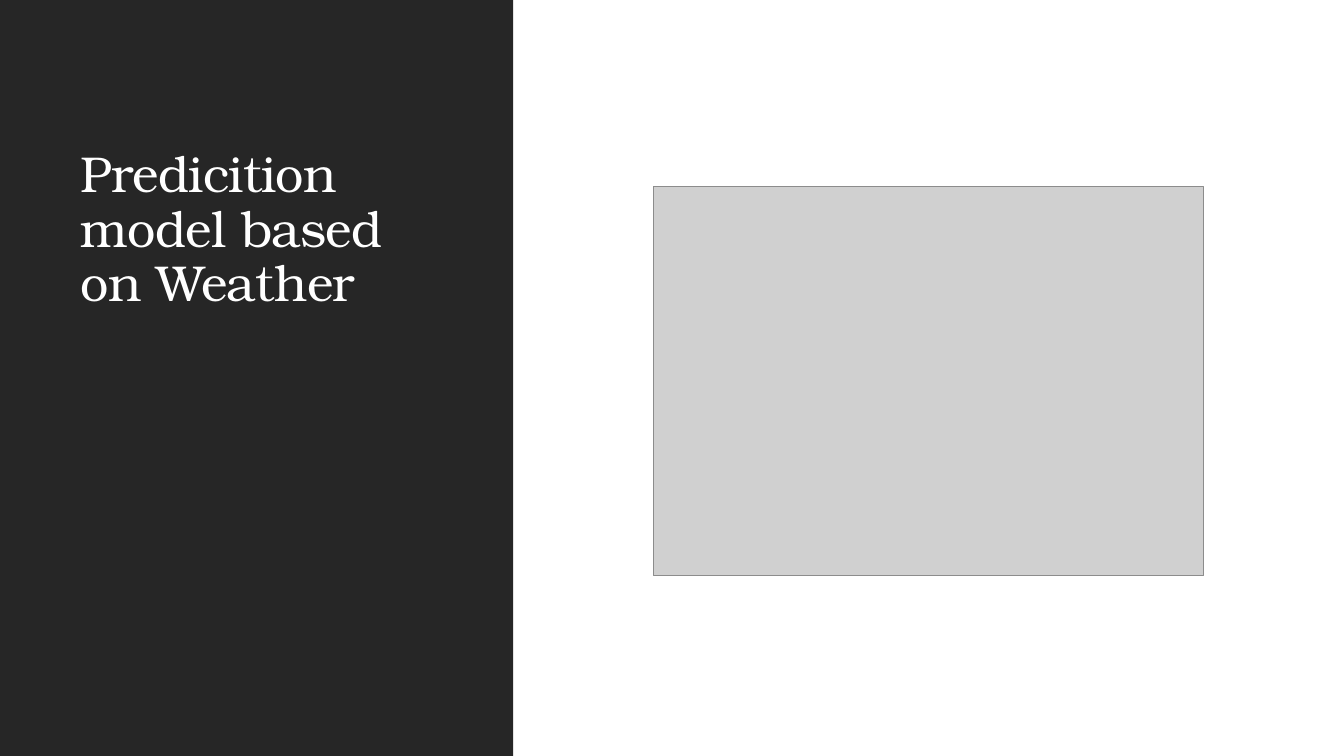
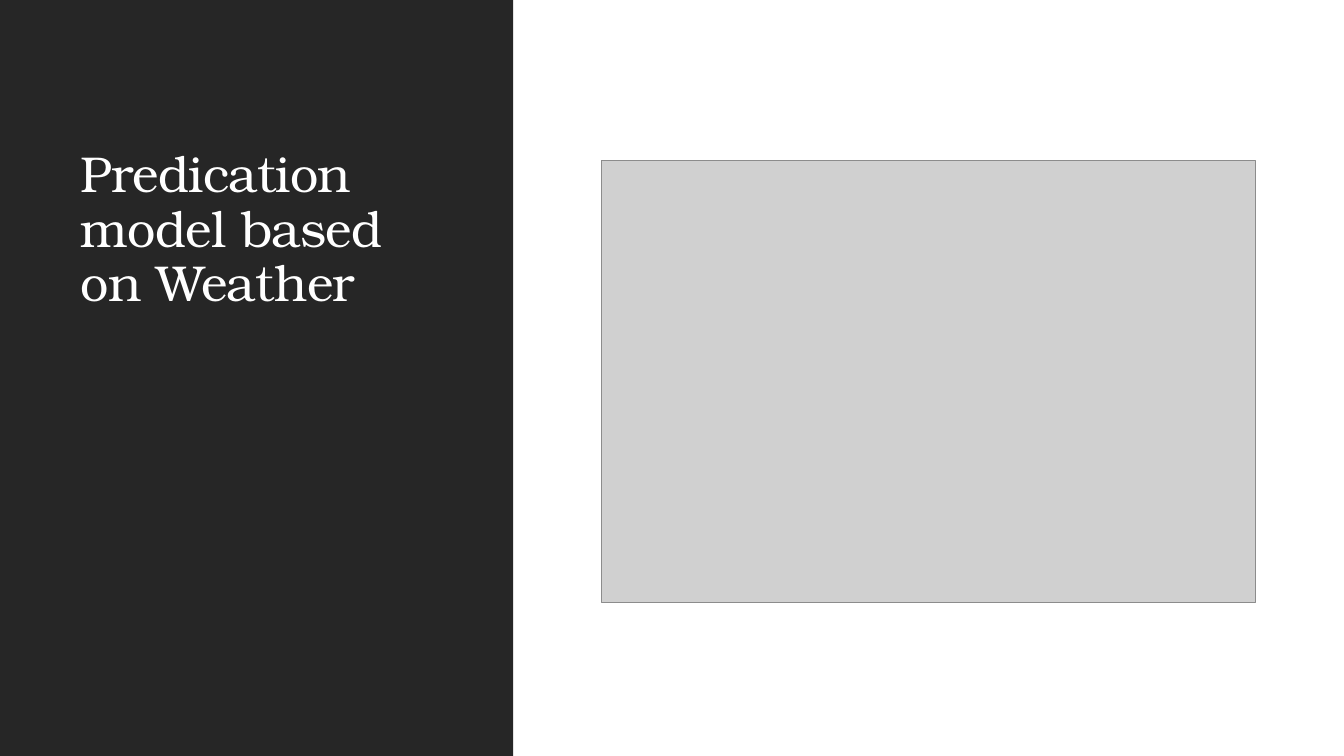
Before and after one commit to elqban753/ATL-weather-and-Crime, a slide deck: slide 13 of Crime Rate in relation to Weather in Atlanta.pptx. Drawn at 1344x756 pixels with LibreOffice and Linux fonts; fonts in the diff are those of the drawing; grey boxes stand for pictures. Boxes give left, top, right and bottom in pixels: in the first picture for what was removed or moved away, otherwise in the second. Text is boxed around its words. In the diff, an @@ line names an element or a change of style, - is before the commit and + after.

```diff
--- a/Crime Rate in relation to Weather in Atlanta.pptx
+++ b/Crime Rate in relation to Weather in Atlanta.pptx
@@ title at [81, 156, 382, 302]: text changed @@
-Predicition model based on Weather
+Predication model based on Weather
@@ picture: place and size @@
-picture at [653, 187, 1204, 576]
+picture at [602, 160, 1255, 602]
```
Also in this commit, not shown: 1 other slide changed.
